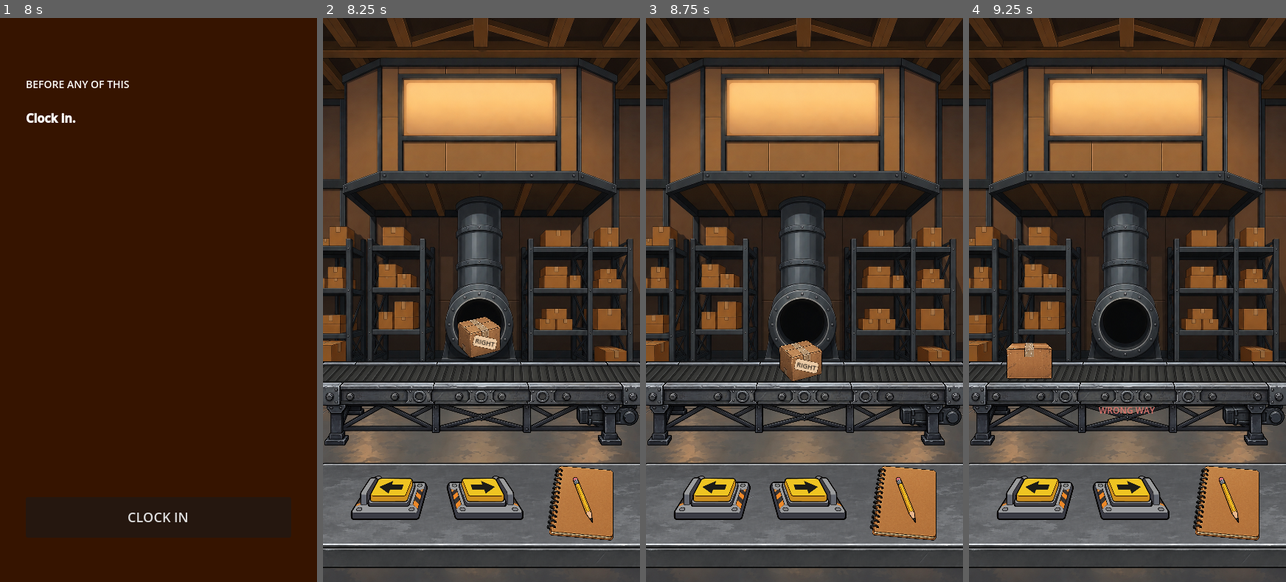
Above: before the commit, frames 1-4 (left to right).
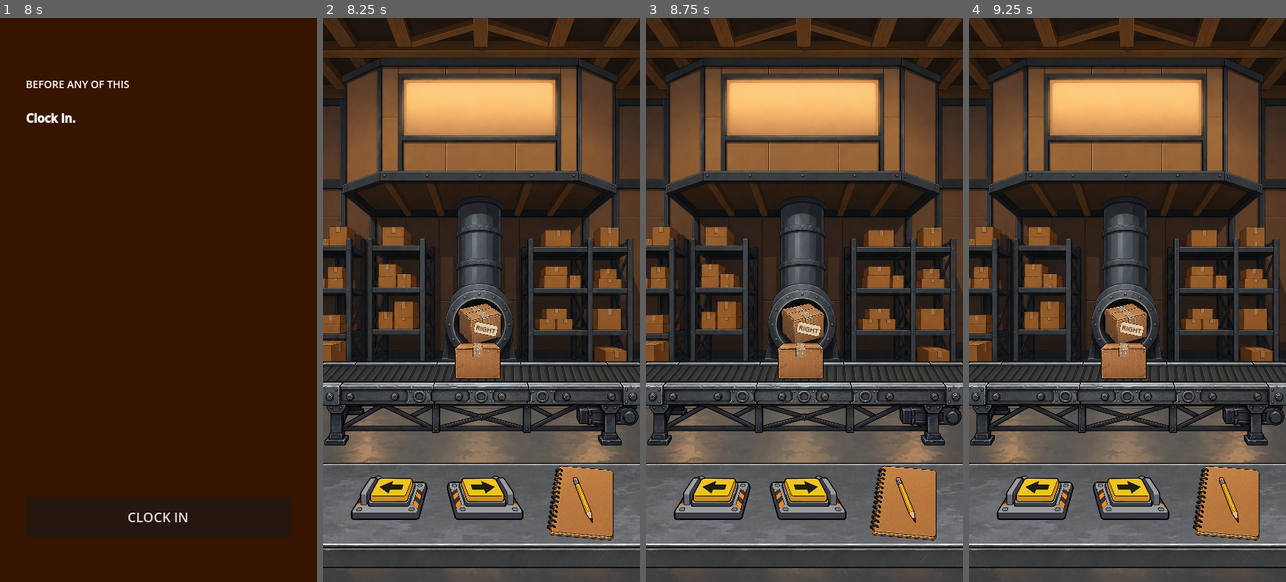
Above: after the commit, the same moments.

Repository: patrickcallahancomedy/comedian
Game: Godot game, scene res://scenes/story/opening_story.tscn
The game is run twice, just before and just after one commit, with the same random seed, the same clock (stepped at 60 frames per second) and the same inputs.
Inputs (mouse positions are in pixels of both pictures, inside the frame that each line leads up to):
- Up to frame 1 (8 s): click "CONTINUE" at 0.5 s; click "CONTINUE" at 1.25 s; click "CONTINUE" at 2 s; tap Enter at 2.75, 6.5 s; move the mouse to (228, 271) at 2.77 s; click (228, 271) at 2.92 s; tap Space at 3.5, 7.25 s; move the mouse to (95, 328) at 3.52 s; click (95, 328) at 3.67 s; click "CONTINUE" at 4.25 s; click "CONTINUE" at 5 s; click "CONTINUE" at 5.75 s; move the mouse to (190, 175) at 6.52 s; click (190, 175) at 6.67 s; move the mouse to (142, 412) at 7.27 s; click (142, 412) at 7.42 s
- Up to frame 2 (8.25 s): click "CLOCK IN" at 8 s
- Up to frame 3 (8.75 s): no input
- Up to frame 4 (9.25 s): click (1038, 491) at 8.75 s

Frame 1 is identical in both runs. In frame 2, 1.6% of the frame differs, in the area x 41-57%, y 50-65%; in frame 3, 1.4%; in frame 4, 3.1%, in the area x 0-100%, y 50-71%.
Error after the commit: Trying to assign value of type 'TextureRect' to a variable of type 'PanelContainer'. (res://scripts/boxes/boxes_module.gd:14)

Commit message:
Use large thought bubble art in Module 1

Diff:
--- a/godot/scenes/boxes/boxes_module.tscn
+++ b/godot/scenes/boxes/boxes_module.tscn
@@ -13,24 +13,6 @@
 [ext_resource type="Texture2D" uid="uid://drns6e2oo3vos" path="res://assets/boxes/label.png" id="11_adcug"]
 [ext_resource type="Texture2D" uid="uid://c28ygf02e6p5d" path="res://assets/boxes/box_side_view.png" id="11_rea3k"]
 
-[sub_resource type="StyleBoxFlat" id="StyleBoxFlat_thought"]
-content_margin_left = 18.0
-content_margin_top = 14.0
-content_margin_right = 18.0
-content_margin_bottom = 12.0
-bg_color = Color(0.96, 0.955, 0.93, 0.97)
-border_width_left = 2
-border_width_top = 2
-border_width_right = 2
-border_width_bottom = 2
-border_color = Color(0.16, 0.14, 0.12, 0.9)
-corner_radius_top_left = 22
-corner_radius_top_right = 22
-corner_radius_bottom_right = 22
-corner_radius_bottom_left = 22
-shadow_color = Color(0, 0, 0, 0.26)
-shadow_size = 6
-
 [node name="BoxesModule" type="Control" unique_id=10154382]
 layout_mode = 3
 anchors_preset = 15
@@ -220,33 +202,39 @@
 grow_vertical = 2
 mouse_filter = 2
 
-[node name="ThoughtBubble" type="PanelContainer" parent="HUDLayer" unique_id=258363018]
+[node name="ThoughtBubble" type="TextureRect" parent="HUDLayer" unique_id=258363018]
 visible = false
 layout_mode = 0
-offset_left = 34.0
-offset_top = 220.0
-offset_right = 396.0
-offset_bottom = 332.0
+offset_left = 15.0
+offset_top = 145.0
+offset_right = 415.0
+offset_bottom = 513.0
 mouse_filter = 0
 mouse_default_cursor_shape = 2
-theme_override_styles/panel = SubResource("StyleBoxFlat_thought")
-
-[node name="ThoughtContent" type="VBoxContainer" parent="HUDLayer/ThoughtBubble"]
-layout_mode = 2
-theme_override_constants/separation = 7
-
-[node name="ThoughtText" type="Label" parent="HUDLayer/ThoughtBubble/ThoughtContent" unique_id=933374797]
-custom_minimum_size = Vector2(0, 58)
-layout_mode = 2
+expand_mode = 1
+stretch_mode = 5
+
+[node name="ThoughtText" type="Label" parent="HUDLayer/ThoughtBubble" unique_id=933374797]
+layout_mode = 0
+offset_left = 62.0
+offset_top = 78.0
+offset_right = 350.0
+offset_bottom = 246.0
+mouse_filter = 2
 theme_override_colors/font_color = Color(0.12, 0.11, 0.1, 1)
-theme_override_font_sizes/font_size = 15
+theme_override_font_sizes/font_size = 16
 text = "I wonder why they call it a lunch break when I never stop being tired."
 horizontal_alignment = 1
 vertical_alignment = 1
 autowrap_mode = 2
 
-[node name="ThoughtHint" type="Label" parent="HUDLayer/ThoughtBubble/ThoughtContent"]
-layout_mode = 2
+[node name="ThoughtHint" type="Label" parent="HUDLayer/ThoughtBubble"]
+layout_mode = 0
+offset_left = 100.0
+offset_top = 252.0
+offset_right = 300.0
+offset_bottom = 274.0
+mouse_filter = 2
 theme_override_colors/font_color = Color(0.35, 0.32, 0.28, 0.8)
 theme_override_font_sizes/font_size = 9
 text = "TAP TO CONTINUE"
